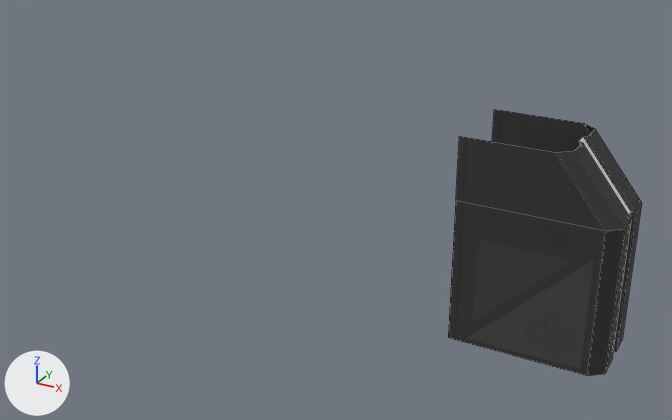
Two versions of the FBX model AnotherGangsterHamster/Assets/Models/StageObjects/props/Frame/Btype/Grand_frame_bottom.fbx, one commit apart.
Both versions are drawn from a camera (50 mm lens) standing at (7.71, -7.55, 4.62) and looking at (3.5, 0.12, 0.79). The lights are fixed; the arrows at lower left show +X, +Y and +Z. Mesh edges are drawn as thin lines. Where no turn or scale is listed for an object, it has been applied to the vertices.

Script lines for the objects in view, before the commit:
```python
me_grand_frame_bottom007_ncl1_1 = bpy.data.meshes.new('Grand_frame_bottom007_ncl1_1')
me_grand_frame_bottom007_ncl1_1.from_pydata(...)  # 30 vertices, 16 faces; spans x 0.0..1.44, y -0.43..0.43, z 0.0..2.0
me_grand_frame_bottom007_ncl1_1.materials.append(mat_material__54)  # picture img_defaultmaterial_base_color_png
me_light_ncl1_1 = bpy.data.meshes.new('light_ncl1_1')
me_light_ncl1_1.from_pydata([(1.4, 0.07, 1.4), (1.4, -0.07, 1.4), (0.93, 0.07, 2.0), (1.4, -0.07, 0.0), (0.93, -0.07, 2.0), (1.4, 0.07, 0.0)], [], [(0, 2, 4, 1), (0, 1, 3, 5)])
ob_grand_frame_bottom007 = bpy.data.objects.new('Grand_frame_bottom007', me_grand_frame_bottom007_ncl1_1)
ob_grand_frame_bottom007.location = (5.0, 0.0, 0.0)
ob_light = bpy.data.objects.new('light', me_light_ncl1_1)
ob_light.location = (5.0, 0.0, 0.0)
```
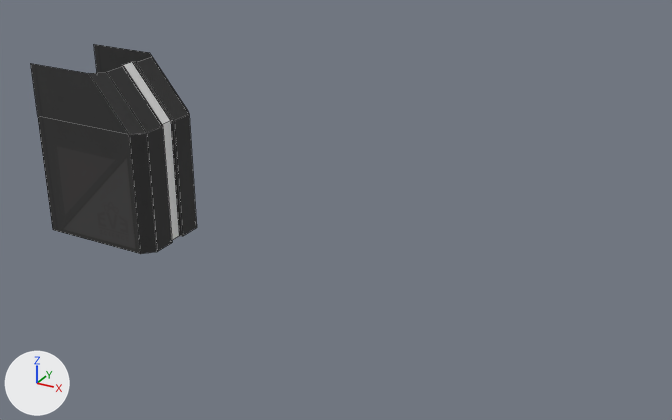
Location of each change, (x1, y1, x2, y2) in pixels of the pictures (672 x 420 px; the box of a moved part takes in the faces that stretch with it):
'Grand_frame_bottom007', mesh rescaled, moved (14% narrower, 21% shorter)
    before: (448, 109, 642, 376)
    after: (31, 44, 197, 254)
'light', moved
    before: (578, 137, 631, 216)
    after: (122, 62, 179, 240)
part 1 of me_grand_frame_bottom007_ncl1_1, moved or reshaped
    before: (492, 109, 642, 376)
    after: (89, 44, 197, 254)

The edits, one by one:
me_grand_frame_bottom007_ncl1_1 has 30 vertices, 16 faces and spans x 0.0..1.44, y -0.43..0.43, z 0.0..2.0.
me_grand_frame_bottom007_ncl1_1 is used by ob_grand_frame_bottom007; location (5.0, 0.0, 0.0).
me_grand_frame_bottom007_ncl1_1 part 1: the whole mesh is scaled about its middle by (1, 1.16, 1), then moved by (0.0, 0.07, 0.0).
Object 'Grand_frame_bottom007' (ob_grand_frame_bottom007) moves from (5.0, 0.0, 0.0) to (0.0, 0.0, 0.0).
Object 'light' (ob_light) moves from (5.0, 0.0, 0.0) to (0.0, 0.0, 0.0).
